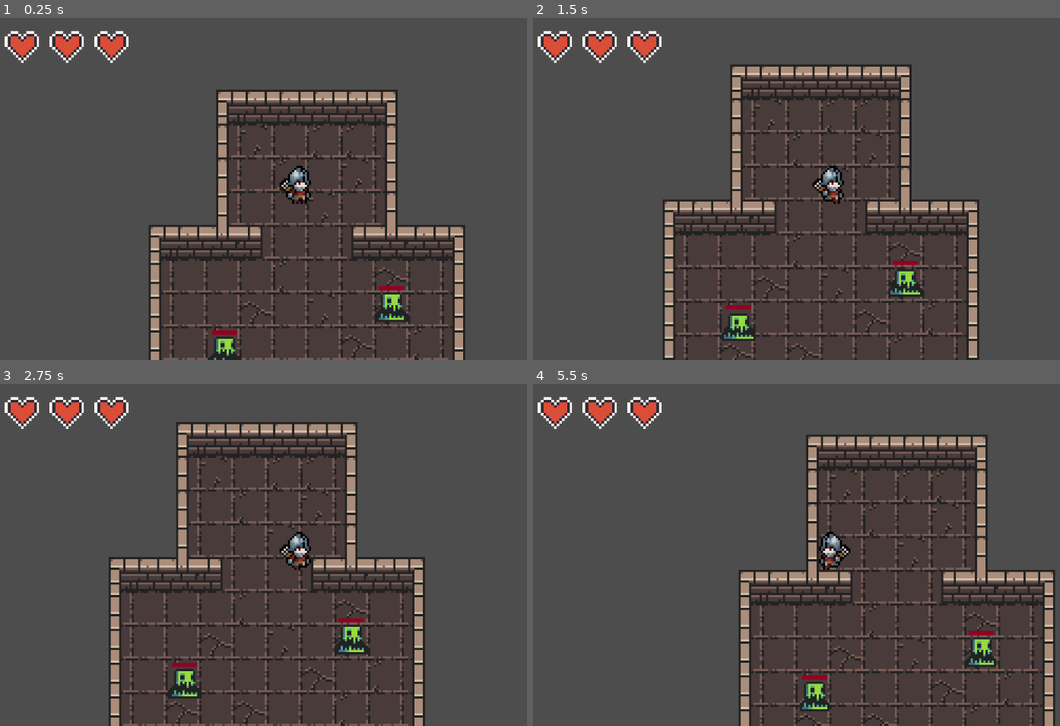
Above: before the commit, frames 1-4 (two rows, left to right).
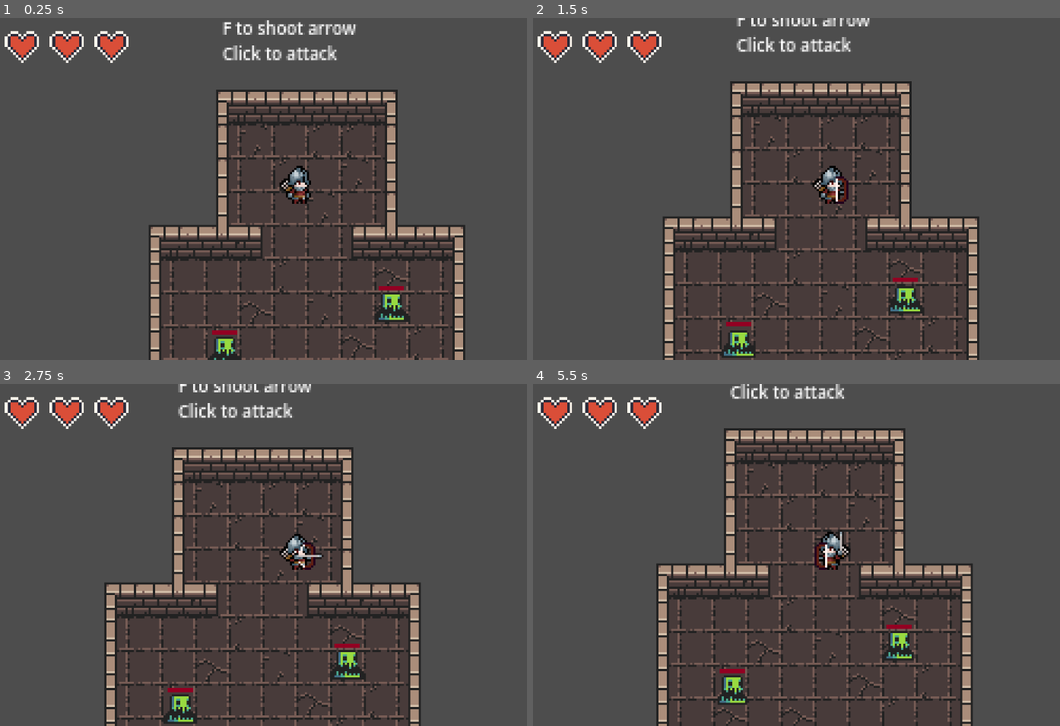
Above: after the commit, the same moments.

Repository: PaleBlueOrbit/Game-Off-2026-Roguelite
Game: Godot game, scene res://scenes/main.tscn
Same seed, same stepped clock (60 frames per second), same inputs: the game is played once before the commit and once after it.
Inputs (mouse positions are in pixels of both pictures, inside the frame that each line leads up to):
- Up to frame 1 (0.25 s): no input
- Up to frame 2 (1.5 s): tap Enter at 0.5, 1.25 s; move the mouse to (965, 171) at 0.52 s; press the mouse at (965, 171) at 0.53 s; hold Right (ui_right) 0.53-1.28 s; tap F (arrow, bound only after the commit) at 0.8, 1.35 s; move the mouse to (712, 206) at 1.27 s; release the mouse at (712, 206) at 1.28 s; hold Down (ui_down) from 1.28 s (still down)
- Up to frame 3 (2.75 s): click (179, 572) at 1.55 s; tap Enter at 2 s; move the mouse to (358, 479) at 2.02 s; release Down (ui_down) at 2.03 s; press the mouse at (358, 479) at 2.03 s; hold Right (ui_right) from 2.03 s (still down); tap F (arrow, bound only after the commit) at 2.3 s
- Up to frame 4 (5.5 s): tap Enter at 2.75, 3.5, 4.25 s; move the mouse to (801, 623) at 2.77 s; release Right (ui_right) at 2.78 s; release the mouse at (801, 623) at 2.78 s; hold Up (ui_up) 2.78-3.53 s; tap F (arrow, bound only after the commit) at 2.85, 3.8, 4.35, 5.3 s; click (801, 623) at 3.05 s; move the mouse to (1012, 606) at 3.52 s; press the mouse at (1012, 606) at 3.53 s; hold Left (ui_left) 3.53-5.03 s; move the mouse to (648, 503) at 4.27 s; release the mouse at (648, 503) at 4.28 s; click (648, 503) at 4.55 s; move the mouse to (859, 555) at 5.02 s; press the mouse at (859, 555) at 5.03 s; hold Down (ui_down) from 5.03 s (still down)

The runs differ from the first frame. In frame 1, 1.0% of the frame differs, in the area x 42-68%, y 0-13%; in frame 2, 17%; in frame 3, 23%; in frame 4, 26%, in the area x 23-100%, y 0-100%.

Commit message:
Added Arrows

Diff:
--- a/project.godot
+++ b/project.godot
@@ -59,6 +59,11 @@
 , Object(InputEventKey,"resource_local_to_scene":false,"resource_name":"","device":0,"window_id":0,"alt_pressed":false,"shift_pressed":false,"ctrl_pressed":false,"meta_pressed":false,"pressed":false,"keycode":0,"physical_keycode":32,"key_label":0,"unicode":0,"location":0,"echo":false,"script":null)
 ]
 }
+arrow={
+"deadzone": 0.2,
+"events": [Object(InputEventKey,"resource_local_to_scene":false,"resource_name":"","device":-1,"window_id":0,"alt_pressed":false,"shift_pressed":false,"ctrl_pressed":false,"meta_pressed":false,"pressed":false,"keycode":0,"physical_keycode":70,"key_label":0,"unicode":102,"location":0,"echo":false,"script":null)
+]
+}
 
 [layer_names]
 
--- a/scenes/level_1.tscn
+++ b/scenes/level_1.tscn
@@ -782,3 +782,14 @@
 
 [node name="Soldier" parent="." index="5"]
 position = Vector2(-209, -79)
+
+[node name="RichTextLabel" type="RichTextLabel" parent="." index="7"]
+offset_left = -56.0
+offset_top = -127.0
+offset_right = 46.0
+offset_bottom = -87.0
+theme_override_font_sizes/normal_font_size = 8
+text = "Tab for next Level
+F to shoot arrow
+Click to attack
+"
--- a/scenes/slime.tscn
+++ b/scenes/slime.tscn
@@ -77,7 +77,7 @@
 
 [node name="HurtBox" type="Area2D" parent="."]
 visible = false
-collision_layer = 0
+collision_layer = 8
 collision_mask = 8
 
 [node name="CollisionShape2D" type="CollisionShape2D" parent="HurtBox"]
--- a/scenes/soldier.tscn
+++ b/scenes/soldier.tscn
@@ -293,7 +293,7 @@
 }],
 "loop": true,
 "name": &"run",
-"speed": 8.0
+"speed": 10.0
 }, {
 "frames": [{
 "duration": 1.0,
@@ -356,10 +356,8 @@
 
 [node name="AnimatedSprite2D" type="AnimatedSprite2D" parent="."]
 sprite_frames = SubResource("SpriteFrames_o36qb")
-animation = &"sword_side"
+animation = &"run"
 autoplay = "idle"
-frame = 5
-frame_progress = 1.0
 
 [node name="HitBox" type="Area2D" parent="AnimatedSprite2D"]
 position = Vector2(10, 0)
@@ -370,6 +368,11 @@
 shape = SubResource("CircleShape2D_q2rr1")
 disabled = true
 
+[node name="RayCast2D" type="RayCast2D" parent="AnimatedSprite2D"]
+target_position = Vector2(195, 0)
+collision_mask = 8
+collide_with_areas = true
+
 [node name="CollisionShape2D" type="CollisionShape2D" parent="."]
 position = Vector2(0, 1)
 shape = SubResource("CircleShape2D_0b0yx")
@@ -389,4 +392,7 @@
 [node name="CollisionShape2D" type="CollisionShape2D" parent="HurtBox"]
 shape = SubResource("CircleShape2D_2oslh")
 
+[node name="ArrowTimer" type="Timer" parent="."]
+one_shot = true
+
 [connection signal="area_entered" from="HurtBox" to="." method="_on_hurt_box_area_entered"]
--- a/scripts/global.gd
+++ b/scripts/global.gd
@@ -4,7 +4,7 @@
 #global variables
 var max_health: int = 6
 var player_health: int = max_health
-var attack_cooldown: float = 1.0
+var attack_cooldown: float = 0.75
 var player_damage = 1
 var crit_chance: float = 35
 
--- a/scripts/soldier.gd
+++ b/scripts/soldier.gd
@@ -4,7 +4,10 @@
 
 @onready var sprite: AnimatedSprite2D = $AnimatedSprite2D
 @onready var attack_timer: Timer = $AttackTimer
+@onready var arrow_timer: Timer = $ArrowTimer
 @onready var attack_box: CollisionShape2D = $AnimatedSprite2D/HitBox/CollisionShape2D
+@onready var ray_cast: RayCast2D = $AnimatedSprite2D/RayCast2D
+
 
 var is_dead: bool = false
 var is_attacking: bool = false
@@ -61,9 +64,33 @@
 	can_attack = true
 	print("Ready to attack again!")
 
+func arrow() -> void:
+	can_attack = false
+	attack_timer.start()
+	is_attacking = true
+	sprite.play("arrow")
+	await sprite.animation_finished
+	ray_cast.force_raycast_update()
+	if ray_cast.is_colliding():
+		print("ray cast is colliding")
+		var collider = ray_cast.get_collider()
+		if collider.get_parent().has_method("take_damage"):
+			collider.get_parent().take_damage()
+			print("Hit enemy instantly: ", collider.name)
+		else:
+			print("no damage function")
+	else:
+		print("ray cast not colliding")
+	is_attacking = false
+
+
+
+
 func _unhandled_input(event: InputEvent) -> void:
 	if event.is_action_pressed("attack") and can_attack:
 		attack()
+	elif event.is_action_pressed("arrow") and can_attack:
+		arrow()
 
 func _physics_process(delta: float) -> void:
 	if is_dead:
